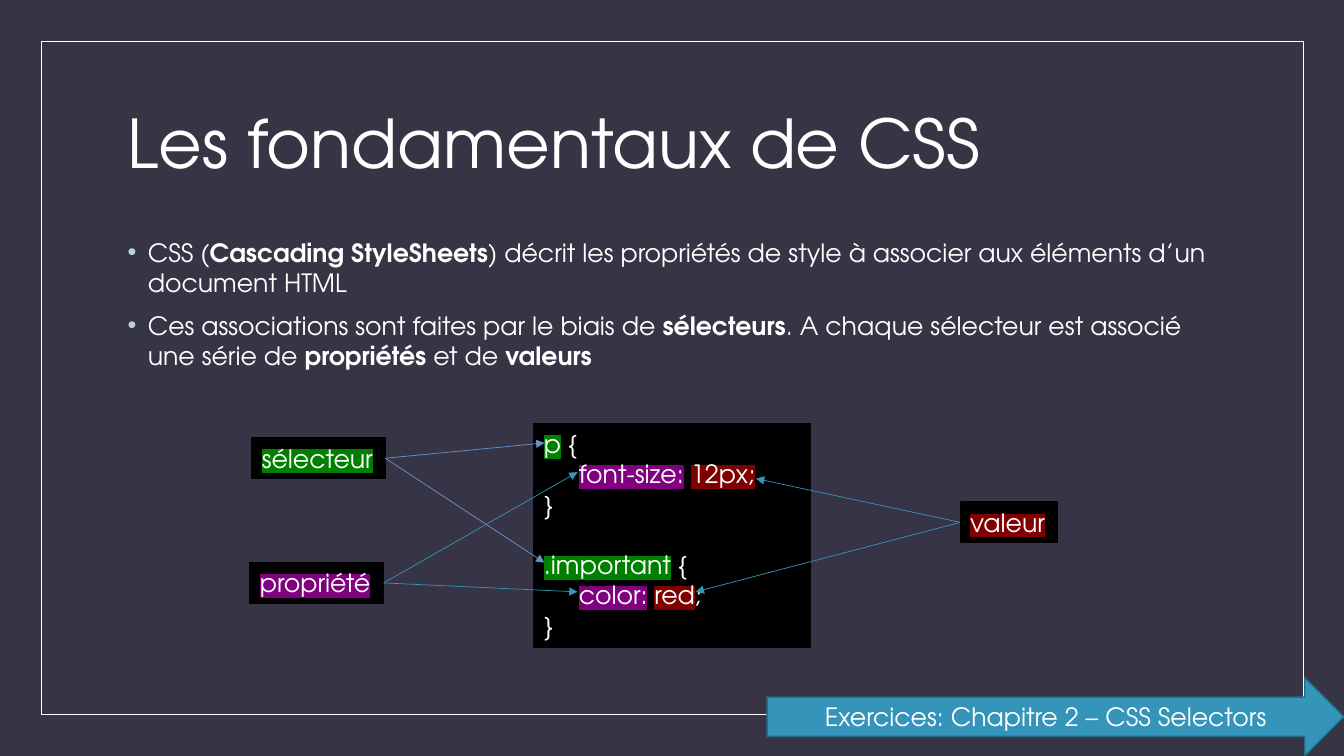
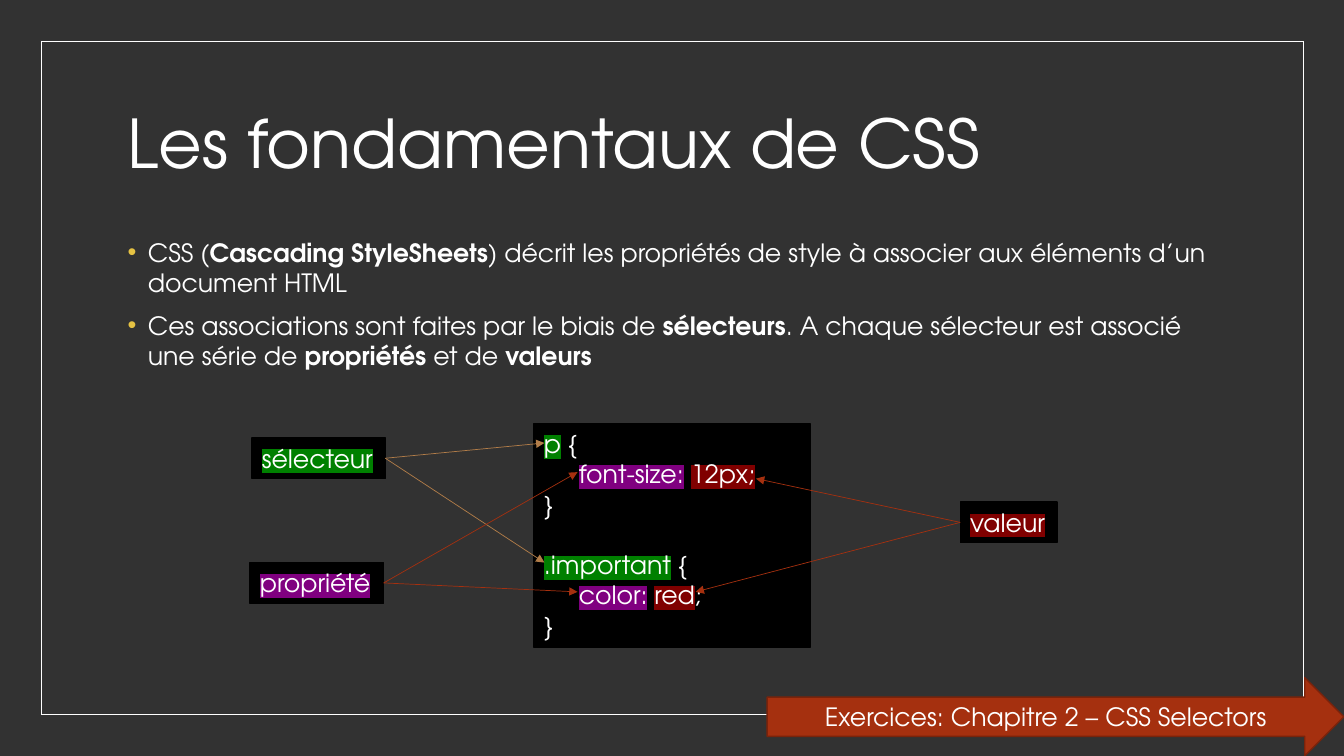
Before and after one commit to worldline/html-css-training, a slide deck: slide 5 of presenter_fr.pptx (slide 6 before the commit). Drawn at 1344x756 pixels with LibreOffice and Linux fonts; fonts in the diff are those of the drawing. Boxes give left, top, right and bottom in pixels: in the first picture for what was removed or moved away, otherwise in the second. Text is boxed around its words. In the diff, an @@ line names an element or a change of style, - is before the commit and + after.

```diff
--- a/presenter_fr.pptx
+++ b/presenter_fr.pptx
@@ background #373545 to #323232 @@
@@ text "CSS (Cascading StyleSheets) décrit les ..." at [148, 242, 1205, 370]: bullet colour #BCD0E0 to #E5C243 @@
@@ arrow (385, 459) - (544, 443): stroke #6793CD 0.5 pt to #B27D49 0.5 pt @@
@@ arrow (384, 583) - (578, 472): stroke #3494BA 0.5 pt to #A5300F 0.5 pt @@
@@ arrow (385, 459) - (544, 563): stroke #6793CD 0.5 pt to #B27D49 0.5 pt @@
@@ arrow (961, 522) - (756, 479): stroke #3494BA 0.5 pt to #A5300F 0.5 pt @@
@@ arrow (961, 522) - (696, 592): stroke #3494BA 0.5 pt to #A5300F 0.5 pt @@
@@ arrow (384, 583) - (578, 592): stroke #3494BA 0.5 pt to #A5300F 0.5 pt @@
@@ right arrow "Exercices: Chapitre 2 – CSS ..." at [767, 678, 1344, 756]: fill #3494BA to #A5300F; outline #266D8A 1 pt to #7A240B 1 pt @@
```
Also in this commit, not shown: 6 other slides changed, 5 slides added, 1 slide removed, 3 other files.
